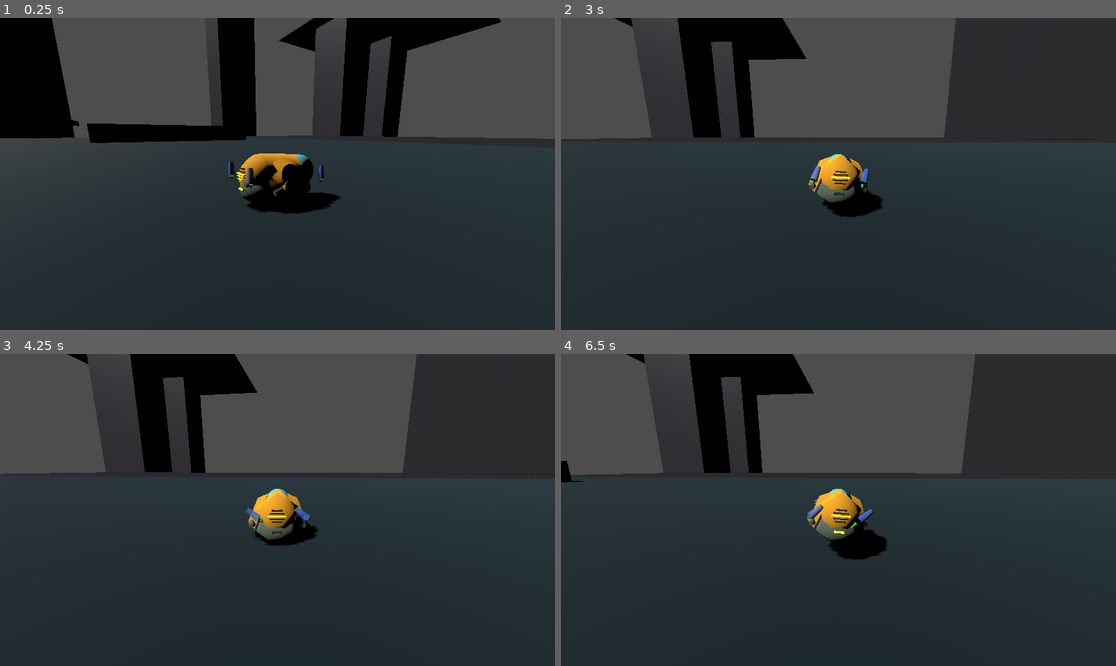
Above: before the commit, frames 1-4 (two rows, left to right).
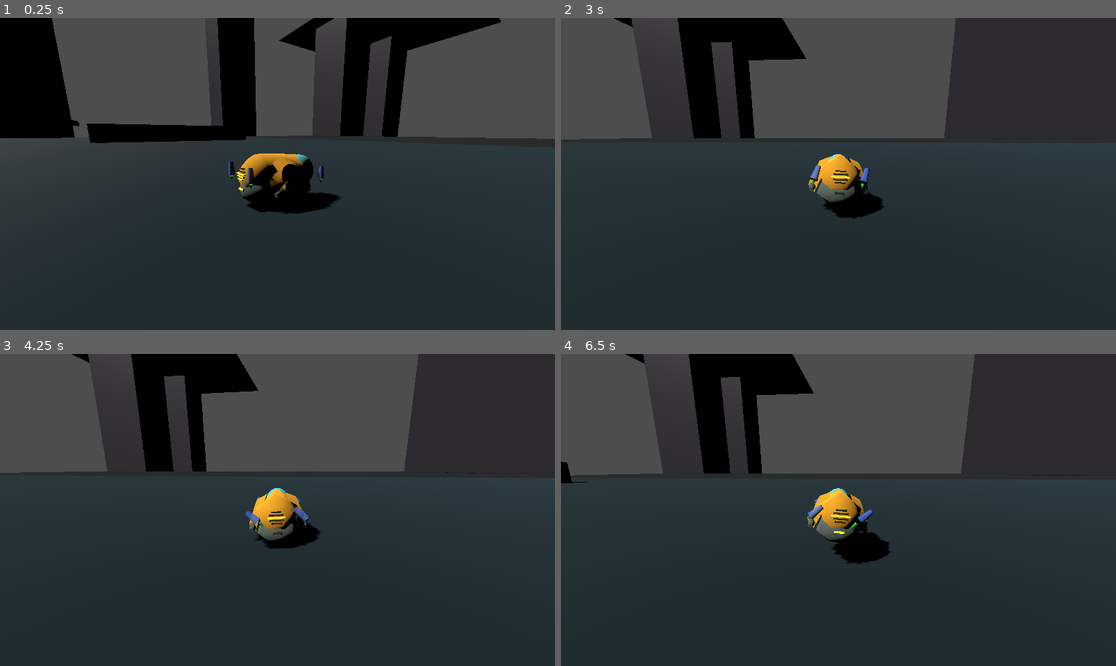
Above: after the commit, the same moments.

Repository: TaxiService/fcar
Game: Godot game, scene res://main.tscn
Same seed, same stepped clock (60 frames per second), same inputs: the game is played once before the commit and once after it. The engine's default icon, where the game draws it, is replaced by a stand-in: a white triangle on a blue panel in a dark square.
Inputs (mouse positions are in pixels of both pictures, inside the frame that each line leads up to):
- Up to frame 1 (0.25 s): no input
- Up to frame 2 (3 s): move the mouse to (960, 158) at 0.52 s; hold D (strafe_right) 0.53-1.28 s; hold C (crouch) 0.53-1.28 s; click (960, 158) at 0.67 s; tap Space (jump) at 0.77, 1.52 s; move the mouse to (727, 189) at 1.27 s; hold S (backward) 1.28-2.03 s; tap V (toggle_auto_hover) at 1.35 s; move the mouse to (894, 105) at 2.02 s; hold D (strafe_right) 2.03-2.78 s; tap Ctrl (toggle_com_compensation) at 2.1 s; move the mouse to (810, 236) at 2.77 s; hold W (forward) from 2.78 s (still down); tap Shift at 2.85 s; click (810, 236) at 2.92 s
- Up to frame 3 (4.25 s): tap Space (jump) at 3.02, 3.77 s; move the mouse to (444, 556) at 3.52 s; release W (forward) at 3.53 s; hold A (strafe_left) from 3.53 s (still down); hold C (crouch) from 3.53 s (still down)
- Up to frame 4 (6.5 s): move the mouse to (672, 463) at 4.27 s; release C (crouch) at 4.28 s; tap V (toggle_auto_hover) at 4.35 s; tap Space (jump) at 4.52, 6.02 s; move the mouse to (866, 510) at 5.02 s; release A (strafe_left) at 5.03 s; hold S (backward) 5.03-5.78 s; tap Ctrl (toggle_com_compensation) at 5.1 s; click (866, 510) at 5.17 s; move the mouse to (755, 432) at 5.77 s; hold D (strafe_right) from 5.78 s (still down); tap Shift at 5.85 s

The runs differ from the first frame. In frame 1, less than 0.1% of the frame differs, in the area x 49-52%, y 53-58%; in frame 2, 0.4%; in frame 3, 1.3%, in the area x 0-100%, y 0-63%; in frame 4, 0.6%.

Commit message:
shit i dunno, i just added some files

Diff:
--- a/BoosterSystem.gd
+++ b/BoosterSystem.gd
@@ -12,11 +12,14 @@
 var exhaust_right: Node3D
 
 # Configuration
-var shin_rotation_limit: float = 25.0  # degrees, ±
+var thigh_rotation_min: float = -180.0  # degrees
+var thigh_rotation_max: float = 0.0  # degrees
+var shin_rotation_min: float = 0.0  # degrees
+var shin_rotation_max: float = 45.0  # degrees
 var max_thrust: float = 100000.0  # boosters should be powerful
 
 # Default rotation angles (degrees)
-var default_thigh_angle: float = 50.0
+var default_thigh_angle: float = -50.0  # negative = pointing back
 var default_shin_angle: float = 35.0
 
 # Current rotation state (degrees)
@@ -73,14 +76,14 @@
 
 
 func set_thigh_angles(left: float, right: float) -> void:
-	thigh_angle_left = left
-	thigh_angle_right = right
+	thigh_angle_left = clamp(left, thigh_rotation_min, thigh_rotation_max)
+	thigh_angle_right = clamp(right, thigh_rotation_min, thigh_rotation_max)
 	_apply_rotations()
 
 
 func set_shin_angles(left: float, right: float) -> void:
-	shin_angle_left = clamp(left, -shin_rotation_limit, shin_rotation_limit)
-	shin_angle_right = clamp(right, -shin_rotation_limit, shin_rotation_limit)
+	shin_angle_left = clamp(left, shin_rotation_min, shin_rotation_max)
+	shin_angle_right = clamp(right, shin_rotation_min, shin_rotation_max)
 	_apply_rotations()
 
 
--- a/FCar.gd
+++ b/FCar.gd
@@ -68,8 +68,11 @@
 
 @export_category("boosters")
 @export var booster_max_thrust: float = 100000.0
-@export var booster_shin_limit: float = 25.0  # ± degrees
-@export var booster_default_thigh_angle: float = 50.0  # degrees
+@export var booster_thigh_min: float = -180.0  # degrees
+@export var booster_thigh_max: float = 0.0  # degrees
+@export var booster_shin_min: float = 0.0  # degrees
+@export var booster_shin_max: float = 45.0  # degrees
+@export var booster_default_thigh_angle: float = -50.0  # degrees (negative = pointing back)
 @export var booster_default_shin_angle: float = 35.0  # degrees
 
 @export_category("debug")
@@ -134,7 +137,10 @@
 	booster_system = BoosterSystem.new()
 	if booster_system:
 		booster_system.max_thrust = booster_max_thrust
-		booster_system.shin_rotation_limit = booster_shin_limit
+		booster_system.thigh_rotation_min = booster_thigh_min
+		booster_system.thigh_rotation_max = booster_thigh_max
+		booster_system.shin_rotation_min = booster_shin_min
+		booster_system.shin_rotation_max = booster_shin_max
 		booster_system.default_thigh_angle = booster_default_thigh_angle
 		booster_system.default_shin_angle = booster_default_shin_angle
 		if not booster_system.initialize(self):
@@ -469,9 +475,11 @@
 		booster_system.shin_angle_left += shin_input * shin_speed
 		booster_system.shin_angle_right += shin_input * shin_speed
 
-		# Clamp shin angles
-		booster_system.shin_angle_left = clamp(booster_system.shin_angle_left, -booster_shin_limit, booster_shin_limit)
-		booster_system.shin_angle_right = clamp(booster_system.shin_angle_right, -booster_shin_limit, booster_shin_limit)
+		# Clamp angles
+		booster_system.thigh_angle_left = clamp(booster_system.thigh_angle_left, booster_thigh_min, booster_thigh_max)
+		booster_system.thigh_angle_right = clamp(booster_system.thigh_angle_right, booster_thigh_min, booster_thigh_max)
+		booster_system.shin_angle_left = clamp(booster_system.shin_angle_left, booster_shin_min, booster_shin_max)
+		booster_system.shin_angle_right = clamp(booster_system.shin_angle_right, booster_shin_min, booster_shin_max)
 
 		booster_system._apply_rotations()
 
--- a/main.tscn
+++ b/main.tscn
@@ -261,7 +261,6 @@
 heightlock_thrust = 5.0
 roll_differential = 0.5
 booster_default_thigh_angle = -60.0
-booster_default_shin_angle = 45.0
 debug_thrusters = true
 com_compensation_enabled = false
 
Binary file added: people.png
Binary file added: people2.png
Not shown, added: people.kra
Not shown, added: people.kra~
